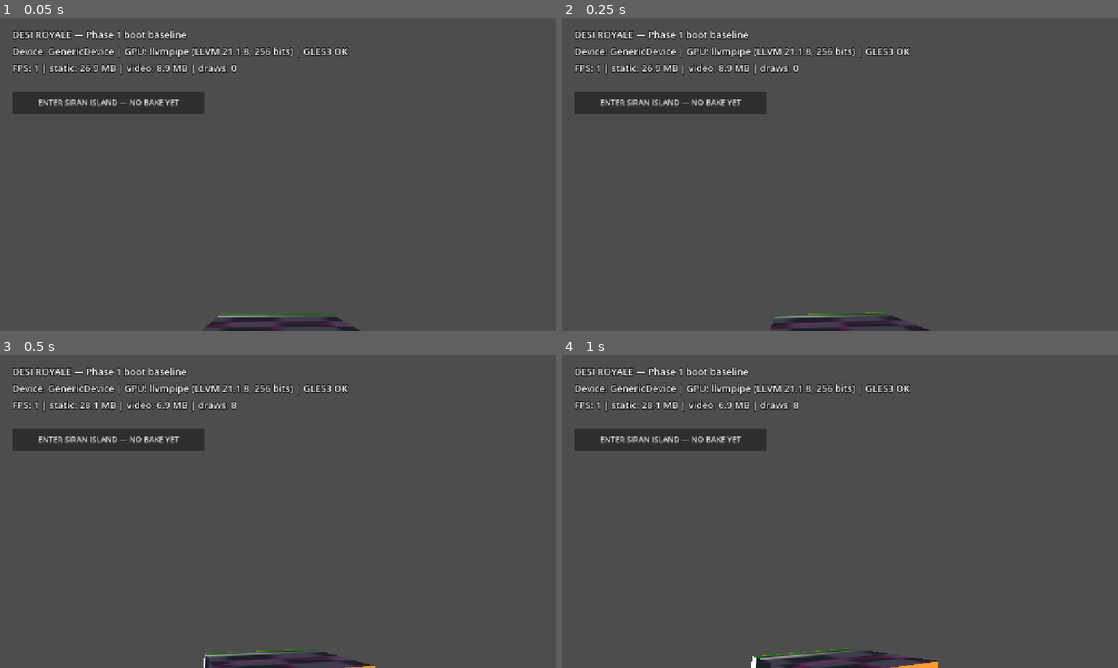
Above: before the commit, frames 1-4 (two rows, left to right).
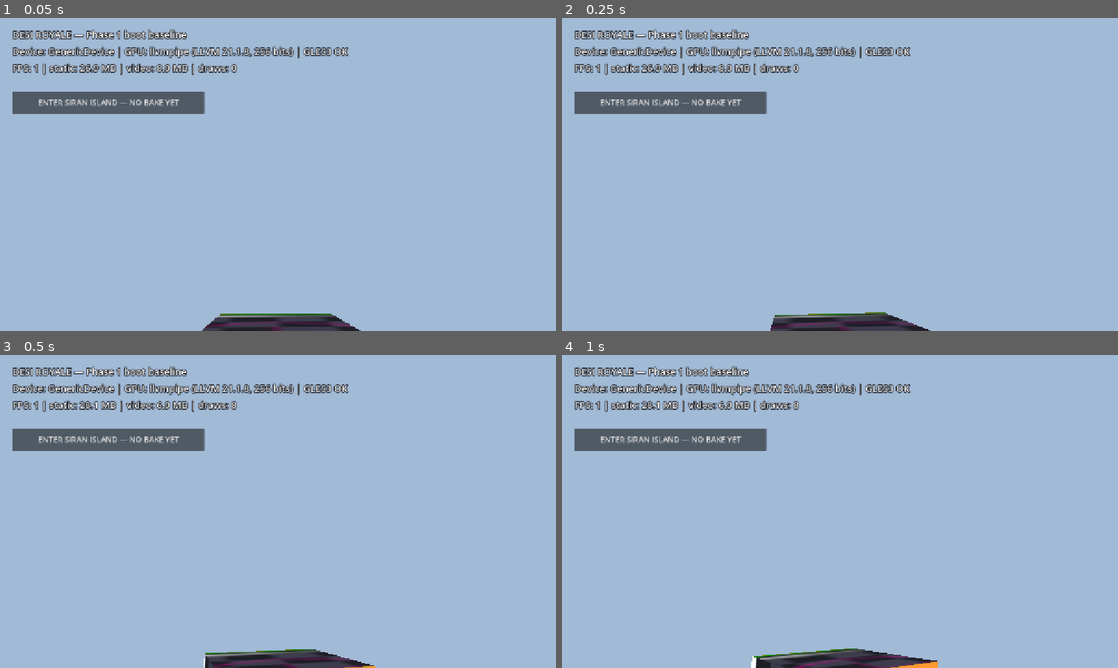
Above: after the commit, the same moments.

Repository: adii14990adi-spec/Battle-royal-indian-edition-
Game: Godot game, scene res://scenes/core/boot.tscn
Same seed, same stepped clock (60 frames per second), same inputs: the game is played once before the commit and once after it.
Inputs (mouse positions are in pixels of both pictures, inside the frame that each line leads up to):
- Up to frame 1 (0.05 s): no input
- Up to frame 2 (0.25 s): no input
- Up to frame 3 (0.5 s): no input
- Up to frame 4 (1 s): tap Enter at 0.5 s; move the mouse to (962, 495) at 0.52 s; hold D from 0.53 s (still down); hold E from 0.53 s (still down); click (962, 495) at 0.67 s; tap Space at 0.77 s

The runs differ from the first frame. In frame 1, 97% of the frame differs, in the area x 0-100%, y 0-100%; in frame 2, 97%; in frame 3, 97%; in frame 4, 97%.

Commit message:
chore(p1): set the sky clear colour and clear the remaining lint
  * project.godot: default_clear_color matches the shaders' haze colour so the
    greybox horizon reads as sky, not as a grey void.
  * perf_manager.gd / boot_screen.gd: wrap the two over-long lines and move a
    member so gdlint is clean across the whole project (needed for the new
    Phase 3 lint gate).

Co-authored-by: Arena Agent <agent@arena.ai>

Co-authored-by: arena-agent <297053741+arena-agent@users.noreply.github.com>

Diff:
--- a/project.godot
+++ b/project.godot
@@ -58,3 +58,4 @@
 limits/opengl/max_lights_per_object=2
 limits/opengl/max_renderable_elements=100000
 occlusion_culling/use_occlusion_culling=false
+environment/defaults/default_clear_color=Color(0.63, 0.73, 0.84, 1)
--- a/scripts/autoload/perf_manager.gd
+++ b/scripts/autoload/perf_manager.gd
@@ -59,7 +59,9 @@
 ## One-line proof for the on-device label:
 ## "Device: Galaxy A03 | GPU: Mali-G57 | GLES3 OK"
 func get_status_line() -> String:
-	var state: String = "OK" if is_gles3_baseline_ok() else "FAIL (%s / %s)" % [rendering_method, rendering_driver]
+	var state: String = "OK"
+	if not is_gles3_baseline_ok():
+		state = "FAIL (%s / %s)" % [rendering_method, rendering_driver]
 	return "Device: %s | GPU: %s | GLES3 %s" % [device_model, gpu_name, state]
 
 
@@ -68,8 +70,10 @@
 	var static_mb: float = Performance.get_monitor(Performance.MEMORY_STATIC) / BYTES_PER_MB
 	var video_mb: float = Performance.get_monitor(Performance.RENDER_VIDEO_MEM_USED) / BYTES_PER_MB
 	var fps: int = int(round(Performance.get_monitor(Performance.TIME_FPS)))
-	var draw_calls: int = int(Performance.get_monitor(Performance.RENDER_TOTAL_DRAW_CALLS_IN_FRAME))
-	return "FPS: %d | static: %.1f MB | video: %.1f MB | draws: %d" % [fps, static_mb, video_mb, draw_calls]
+	var draw_calls: int = int(
+			Performance.get_monitor(Performance.RENDER_TOTAL_DRAW_CALLS_IN_FRAME))
+	return "FPS: %d | static: %.1f MB | video: %.1f MB | draws: %d" % [
+		fps, static_mb, video_mb, draw_calls]
 
 
 ## The Phase 1 acceptance requirement: static memory to the console every second.
--- a/scripts/ui/boot_screen.gd
+++ b/scripts/ui/boot_screen.gd
@@ -11,10 +11,10 @@
 const SPIN_SPEED_RAD_PER_SEC: float = 0.6
 const LABEL_REFRESH_SEC: float = 0.5
 
+var _elapsed: float = 0.0
+
 @onready var _test_box: MeshInstance3D = $TestBox
 @onready var _info_label: Label = $UI/Root/InfoLabel
-
-var _elapsed: float = 0.0
 
 
 func _ready() -> void:
